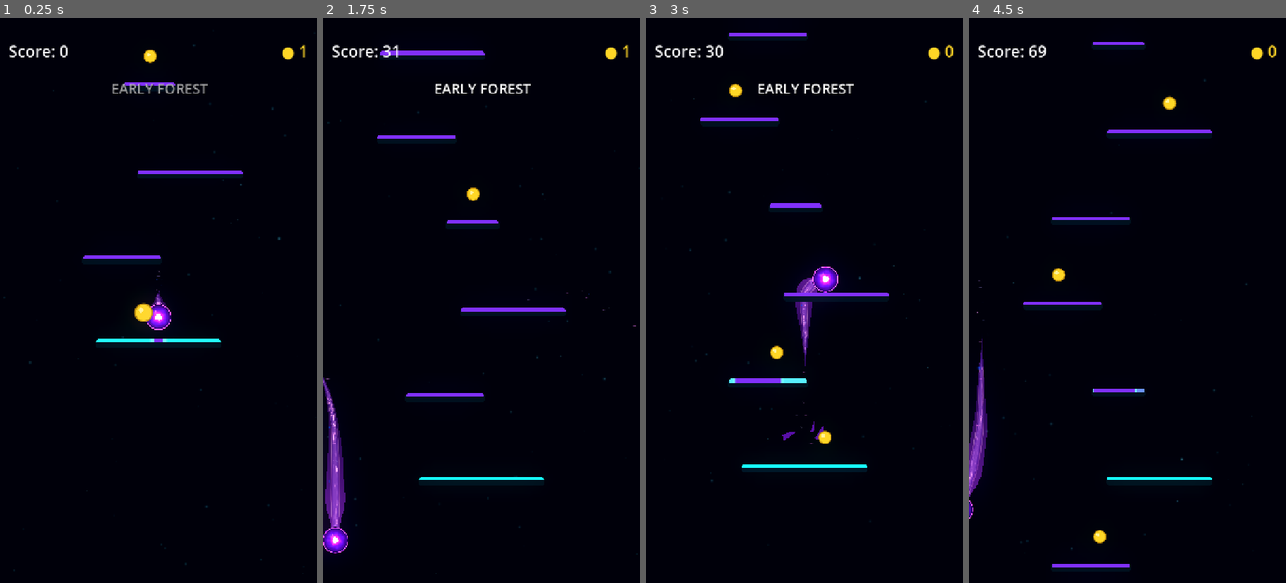
Above: before the commit, frames 1-4 (left to right).
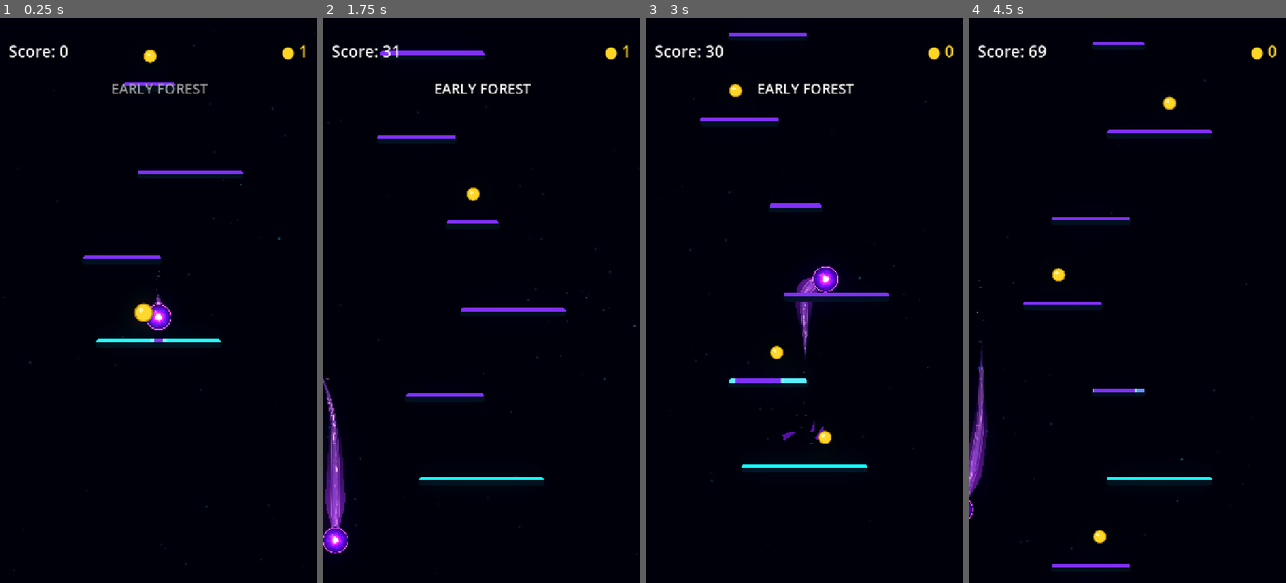
Above: after the commit, the same moments.

Repository: Kryodo/TowerJump
Game: Godot game, scene res://scenes/main.tscn
Two runs of this game, one before a commit and one after it. Both use one fixed random seed, a clock stepped at 60 frames per second and the inputs below.
Inputs (mouse positions are in pixels of both pictures, inside the frame that each line leads up to):
- Up to frame 1 (0.25 s): no input
- Up to frame 2 (1.75 s): move the mouse to (551, 272) at 0.52 s; hold Right (ui_right) 0.53-1.25 s; click (551, 272) at 0.67 s; drag from (418, 328) to (471, 193) at 1.27 s
- Up to frame 3 (3 s): click "Nochmal spielen" at 2 s; move the mouse to (836, 176) at 2.77 s; hold Right (ui_right) from 2.78 s (still down)
- Up to frame 4 (4.5 s): release Right (ui_right) at 3.5 s; drag from (1111, 413) to (1057, 215) at 3.52 s; move the mouse to (1222, 385) at 4.27 s; hold Left (ui_left) from 4.28 s (still down)

The runs differ from the first frame. In frame 1, less than 0.1% of the frame differs, in the area x 47-53%, y 48-51%; in frame 2, 0.2%; in frame 3, 0.1%; in frame 4, 0.3%, in the area x 0-6%, y 56-75%.

Commit message:
Build baseline comet body from stable triangles

Diff:
--- a/scenes/ball.tscn
+++ b/scenes/ball.tscn
@@ -184,7 +184,7 @@
 script = ExtResource("2_4dx81")
 visual_palette = 1
 
-[node name="UnifiedCometShape" type="Polygon2D" parent="TrailVisual" unique_id=1770062203]
+[node name="UnifiedCometShape" type="MeshInstance2D" parent="TrailVisual" unique_id=1770062203]
 material = SubResource("ShaderMaterial_unified_comet")
 z_index = -1
 
--- a/scripts/ball_trail.gd
+++ b/scripts/ball_trail.gd
@@ -26,7 +26,7 @@
 
 @onready var _energy_line: Line2D = $EnergyLine
 @onready var _trail_aura: Line2D = $TrailAura
-@onready var _unified_shape: Polygon2D = get_node_or_null("UnifiedCometShape") as Polygon2D
+@onready var _unified_shape: MeshInstance2D = get_node_or_null("UnifiedCometShape") as MeshInstance2D
 @onready var _unified_contour: Line2D = get_node_or_null("UnifiedCometContour") as Line2D
 @onready var _ball_visual: Sprite2D = get_parent().get_node("Visual") as Sprite2D
 
@@ -63,6 +63,8 @@
 	z_index = -1
 	_previous_ball_position = global_position
 	_ball_surface_radius = _measure_ball_surface_radius()
+	if _unified_shape != null:
+		_unified_shape.mesh = ArrayMesh.new()
 
 	for node_name in [
 		"TrailParticles",
@@ -298,9 +300,7 @@
 		_latest_trail_total_distance = 0.0
 		_energy_line.clear_points()
 		_trail_aura.clear_points()
-		if _unified_shape != null:
-			_unified_shape.polygon = PackedVector2Array()
-			_unified_shape.uv = PackedVector2Array()
+		_clear_unified_comet_mesh()
 		if _unified_contour != null:
 			_unified_contour.clear_points()
 		return
@@ -376,8 +376,7 @@
 		cumulative_distances.append(total_distance)
 
 	if total_distance < 0.01:
-		_unified_shape.polygon = PackedVector2Array()
-		_unified_shape.uv = PackedVector2Array()
+		_clear_unified_comet_mesh()
 		if _unified_contour != null:
 			_unified_contour.clear_points()
 		return
@@ -426,13 +425,15 @@
 	_latest_trail_half_widths = half_widths.duplicate()
 	_latest_trail_total_distance = total_distance
 
-	var polygon_points := PackedVector2Array()
-	var polygon_uvs := PackedVector2Array()
+	var mesh_vertices: Array[Vector2] = []
+	var mesh_uvs: Array[Vector2] = []
 	var root_direction: Vector2 = tangents[0]
 	var root_normal: Vector2 = normals[0]
-
-	# The living comet body always remains one uninterrupted ribbon. Landing
-	# fragments are built separately from narrow strips of the outer aura only.
+	var head_arc_points: Array[Vector2] = []
+	var head_arc_uvs: Array[Vector2] = []
+
+	# Triangulate the half-disc explicitly. Its curved boundary stays tucked
+	# beneath the orb, and its open diameter feeds into the trail strip below.
 	for arc_index in range(UNIFIED_HEAD_ARC_SEGMENTS + 1):
 		var arc_t: float = float(arc_index) / float(UNIFIED_HEAD_ARC_SEGMENTS)
 		var angle: float = PI * 0.5 + PI * arc_t
@@ -441,25 +442,59 @@
 			+ root_direction * _ball_surface_radius * cos(angle)
 			+ root_normal * _ball_surface_radius * sin(angle)
 		)
-		polygon_points.append(_unified_shape.to_local(world_point))
-		polygon_uvs.append(Vector2(0.0, arc_t))
-
-	for i in range(1, path.size() - 1):
-		var right_point: Vector2 = path[i] - normals[i] * half_widths[i]
-		polygon_points.append(_unified_shape.to_local(right_point))
-		polygon_uvs.append(Vector2(cumulative_distances[i] / total_distance, 1.0))
-
-	polygon_points.append(_unified_shape.to_local(path[path.size() - 1]))
-	polygon_uvs.append(Vector2(1.0, 0.5))
-
-	for i in range(path.size() - 2, 0, -1):
-		var left_point: Vector2 = path[i] + normals[i] * half_widths[i]
-		polygon_points.append(_unified_shape.to_local(left_point))
-		polygon_uvs.append(Vector2(cumulative_distances[i] / total_distance, 0.0))
-
-
-	_unified_shape.polygon = polygon_points
-	_unified_shape.uv = polygon_uvs
+		head_arc_points.append(world_point)
+		head_arc_uvs.append(Vector2(0.0, arc_t))
+
+	var center_uv := Vector2(0.0, 0.5)
+	for arc_index in range(UNIFIED_HEAD_ARC_SEGMENTS):
+		_append_comet_mesh_triangle(
+			mesh_vertices, mesh_uvs,
+			path[0], head_arc_points[arc_index], head_arc_points[arc_index + 1],
+			center_uv, head_arc_uvs[arc_index], head_arc_uvs[arc_index + 1]
+		)
+
+	# Build each ribbon section from two triangles. Unlike one concave polygon,
+	# every primitive has a fixed topology, so moving vertices cannot alter
+	# Polygon2D's triangulation across frames.
+	var previous_left: Vector2 = head_arc_points[0]
+	var previous_right: Vector2 = head_arc_points[head_arc_points.size() - 1]
+	var previous_progress: float = 0.0
+	for i in range(1, path.size()):
+		var progress: float = cumulative_distances[i] / total_distance
+		var current_left: Vector2 = path[i] + normals[i] * half_widths[i]
+		var current_right: Vector2 = path[i] - normals[i] * half_widths[i]
+		var previous_left_uv := Vector2(previous_progress, 0.0)
+		var previous_right_uv := Vector2(previous_progress, 1.0)
+		var current_left_uv := Vector2(progress, 0.0)
+		var current_right_uv := Vector2(progress, 1.0)
+
+		_append_comet_mesh_triangle(
+			mesh_vertices, mesh_uvs,
+			previous_left, previous_right, current_right,
+			previous_left_uv, previous_right_uv, current_right_uv
+		)
+		_append_comet_mesh_triangle(
+			mesh_vertices, mesh_uvs,
+			previous_left, current_right, current_left,
+			previous_left_uv, current_right_uv, current_left_uv
+		)
+
+		previous_left = current_left
+		previous_right = current_right
+		previous_progress = progress
+
+	var surface_arrays: Array = []
+	surface_arrays.resize(Mesh.ARRAY_MAX)
+	surface_arrays[Mesh.ARRAY_VERTEX] = PackedVector2Array(mesh_vertices)
+	surface_arrays[Mesh.ARRAY_TEX_UV] = PackedVector2Array(mesh_uvs)
+
+	var unified_mesh := _unified_shape.mesh as ArrayMesh
+	if unified_mesh == null:
+		unified_mesh = ArrayMesh.new()
+		_unified_shape.mesh = unified_mesh
+	unified_mesh.clear_surfaces()
+	if mesh_vertices.size() >= 3:
+		unified_mesh.add_surface_from_arrays(Mesh.PRIMITIVE_TRIANGLES, surface_arrays)
 
 	# Draw only the part of each flank that is outside the orb. Both ends begin
 	# at true circle intersections on the bright rim ridge, not at the ball's
@@ -487,6 +522,32 @@
 	# The trail geometry and candidate ranges have now been rebuilt for this
 	# frame. Release at most one queued fragment from those fresh surviving ranges.
 	_process_shed_burst(delta)
+
+
+func _append_comet_mesh_triangle(
+	vertices: Array[Vector2],
+	uvs: Array[Vector2],
+	point_a: Vector2,
+	point_b: Vector2,
+	point_c: Vector2,
+	uv_a: Vector2,
+	uv_b: Vector2,
+	uv_c: Vector2
+) -> void:
+	vertices.append(_unified_shape.to_local(point_a))
+	vertices.append(_unified_shape.to_local(point_b))
+	vertices.append(_unified_shape.to_local(point_c))
+	uvs.append(uv_a)
+	uvs.append(uv_b)
+	uvs.append(uv_c)
+
+
+func _clear_unified_comet_mesh() -> void:
+	if _unified_shape == null:
+		return
+	var unified_mesh := _unified_shape.mesh as ArrayMesh
+	if unified_mesh != null:
+		unified_mesh.clear_surfaces()
 
 
 func _connect_landing_feedback() -> void:
